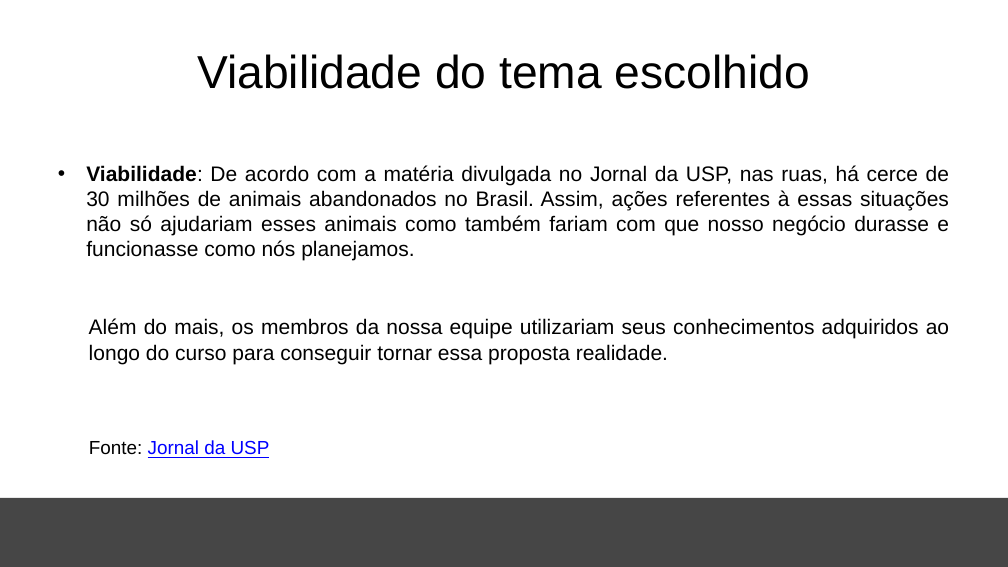
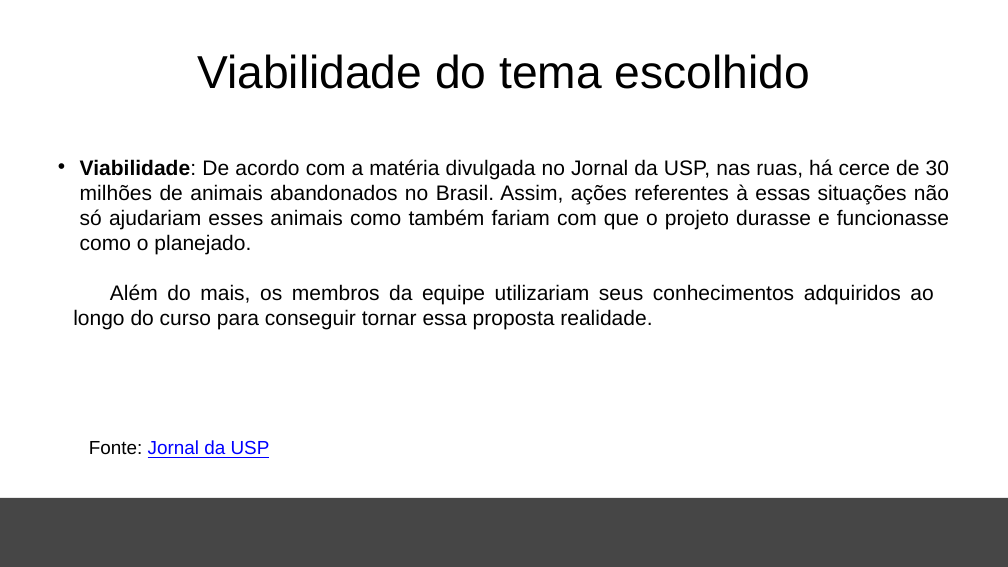
Before and after one commit to Bewwwy/TCC, a slide deck: slide 5 of Arquivos/TCC.pptx. Drawn at 1008x567 pixels with LibreOffice and Linux fonts; fonts in the diff are those of the drawing; background and template pictures are left out. Boxes give left, top, right and bottom in pixels: in the first picture for what was removed or moved away, otherwise in the second. Text is boxed around its words. In the diff, an @@ line names an element or a change of style, - is before the commit and + after.

```diff
--- a/Arquivos/TCC.pptx
+++ b/Arquivos/TCC.pptx
@@ text at [80,159,949,255]: text changed @@
-• Viabilidade: De acordo com a matéria divulgada no Jornal da USP, nas ruas, há cerce de 30 milhões de animais abandonados no Brasil. Assim, ações referentes à essas situações não só ajudariam esses animais como também fariam com que nosso negócio durasse e funcionasse como nós planejamos.
+• Viabilidade: De acordo com a matéria divulgada no Jornal da USP, nas ruas, há cerce de 30 milhões de animais abandonados no Brasil. Assim, ações referentes à essas situações não só ajudariam esses animais como também fariam com que o projeto durasse e funcionasse como o planejado.
@@ text at [73,284,933,330]: text changed @@
-Além do mais, os membros da nossa equipe utilizariam seus conhecimentos adquiridos ao longo do curso para conseguir tornar essa proposta realidade.
+Além do mais, os membros da equipe utilizariam seus conhecimentos adquiridos ao longo do curso para conseguir tornar essa proposta realidade.
```
Also in this commit, not shown: 7 other slides changed, 4 slides added, 25 other files.
